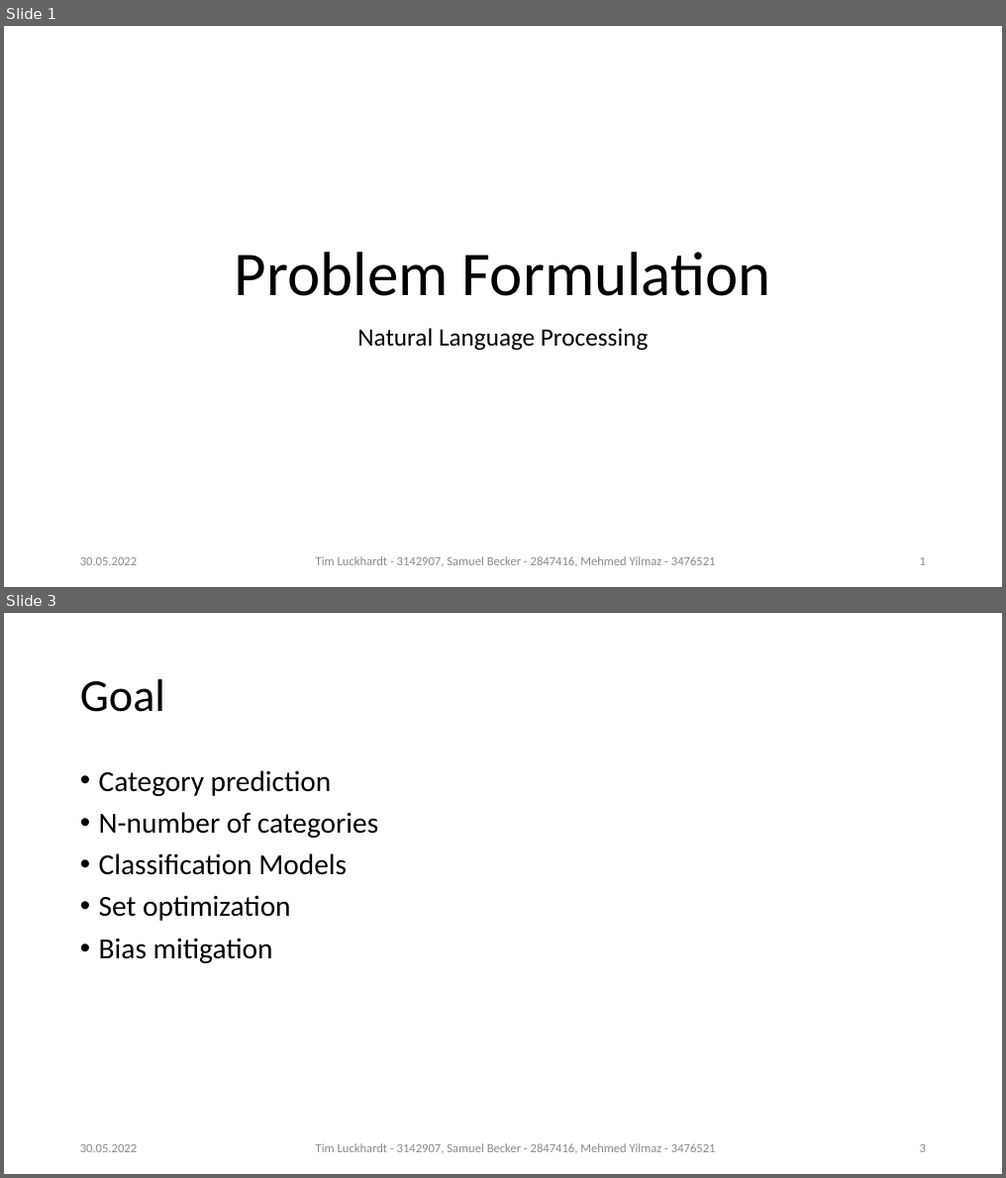
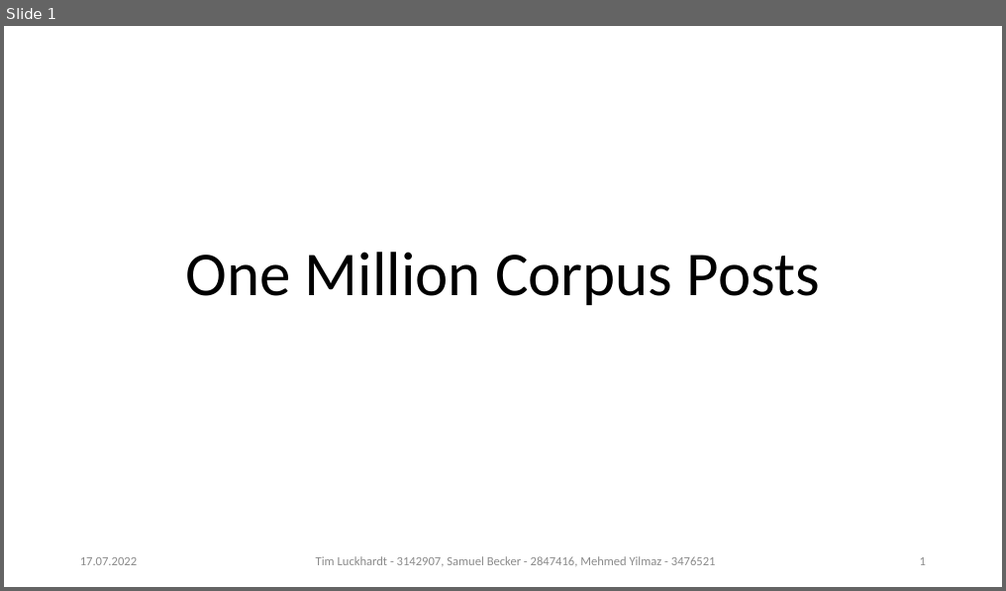
Before and after one commit to TLuckh/GermanArticlesNLP, a slide deck: Team10_ProblemFormulation.pptx. Shown one above the other, each under a label of ours: slides 1 and 3 before the commit, slide 1 after it; the slides between them are not shown. The pictures are 1006x1178 and 1006x591 pixels, drawn with LibreOffice and Linux fonts; fonts in the diff are those of the drawing. Boxes give left, top, right and bottom in pixels: in the first picture for what was removed or moved away, otherwise in the second. Text is boxed around its words. In the diff, an @@ line names an element or a change of style, - is before the commit and + after.

```diff
--- a/Team10_ProblemFormulation.pptx
+++ b/Team10_ProblemFormulation.pptx
@@ slide 3 removed at (4,613,1002,1174), background #FFFFFF @@
@@ title removed at (80,679,165,712) @@
-Goal
@@ text removed at (99,770,378,963) @@
-• Category prediction
-• N-number of categories
-• Classification Models
-• Set optimization
-• Bias mitigation
@@ text removed at (80,1145,137,1153) @@
-30.05.2022
@@ text removed at (316,1144,716,1153) @@
-Tim Luckhardt - 3142907, Samuel Becker - 2847416, Mehmed Yilmaz - 3476521
@@ page number removed at (920,1145,926,1153) @@
-3
@@ slide 1 changed as well @@
@@ title at (186,252,820,305): text changed @@
-Problem Formulation
+One Million Corpus Posts
@@ subtitle removed at (357,328,648,351) @@
-Natural Language Processing
@@ text at (80,558,137,566): text changed @@
-30.05.2022
+17.07.2022
```
Also in this commit, not shown: 6 other slides changed, 7 slides added, 1 other slide removed, 4 other files.
